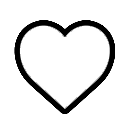
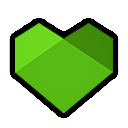
The second w=128, h=128 image is a revision of the first. Changes to its layers:
renamed "레이어 1 복사 2" to "icon_life_red", showed it, moved it above "레이어 1", painted on it over [15, 22, 115, 113]
hid "레이어 1" over [19, 25, 110, 109]
